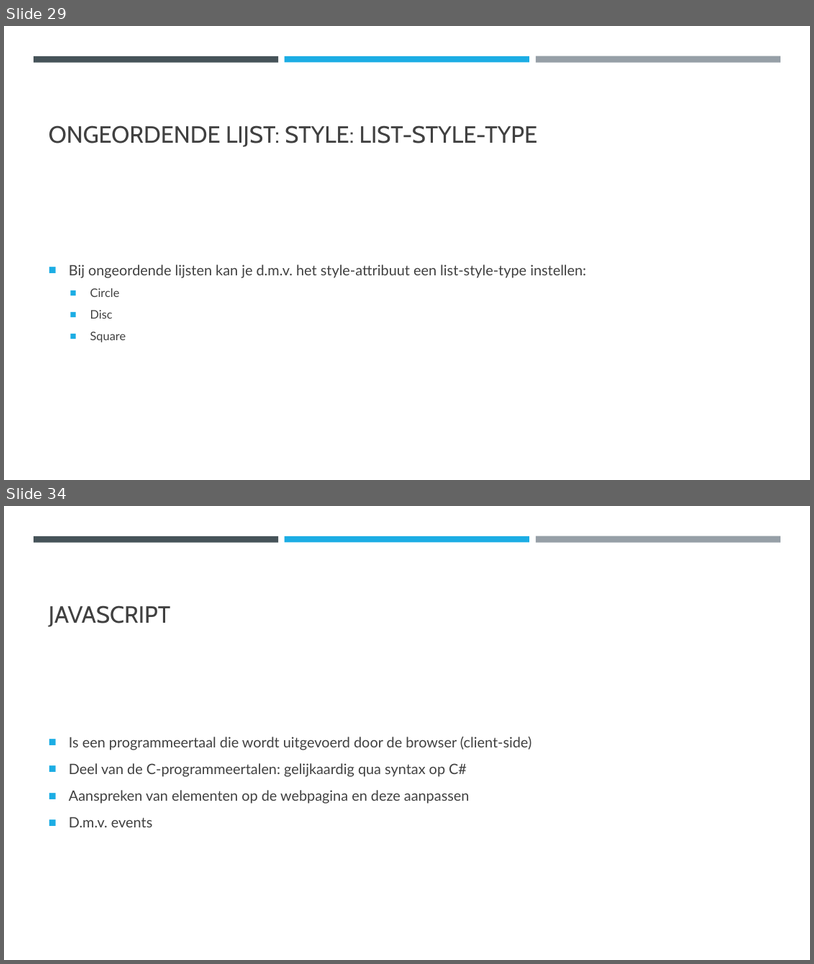
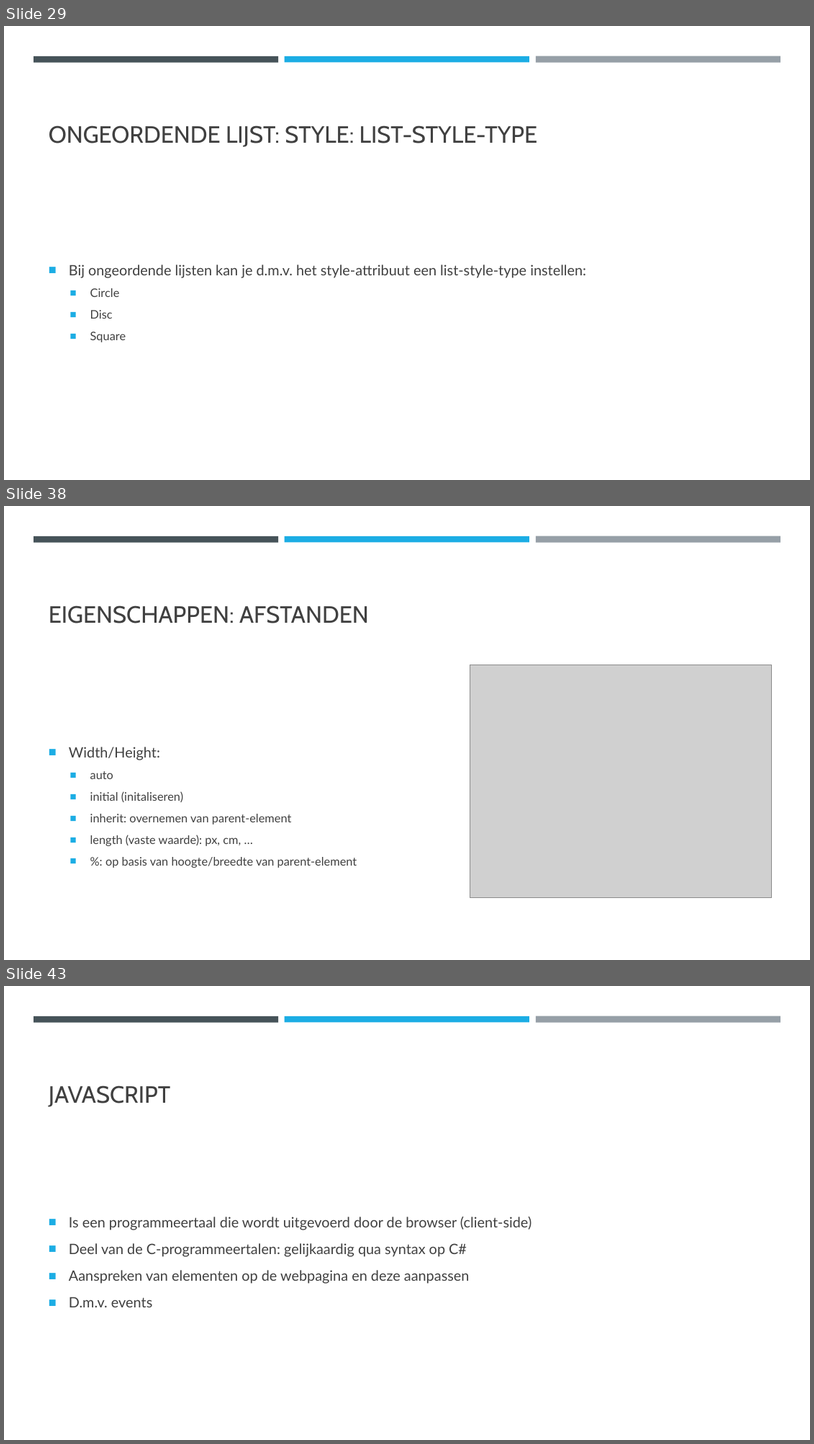
Before and after one commit to DhrLeroy/Webdesign, a slide deck: Webdesign.pptx. Shown one above the other, each under a label of ours: slides 29 and 34 before the commit, slides 29, 38 and 43 after it; the slides between them are not shown. The pictures are 814x964 and 814x1444 pixels, drawn with LibreOffice and Linux fonts; fonts in the diff are those of the drawing; grey boxes stand for pictures. Boxes give left, top, right and bottom in pixels: in the first picture for what was removed or moved away, otherwise in the second. Text is boxed around its words. In the diff, an @@ line names an element or a change of style, - is before the commit and + after.

```diff
--- a/Webdesign.pptx
+++ b/Webdesign.pptx
@@ slide 38 added at box(4, 506, 810, 960), background #FFFFFF; not listed: 3 template elements that a slide beside it also shows @@
@@ title added at box(49, 605, 369, 623), 28 pt, text #404040 @@
+EIGENSCHAPPEN: AFSTANDEN
@@ picture added at box(471, 664, 772, 898) @@
@@ text added at box(69, 746, 358, 867), 14 pt, text #404040 @@
+■ Width/Height:
+  ■ auto
+  ■ initial (initaliseren)
+  ■ inherit: overnemen van parent-element
+  ■ length (vaste waarde): px, cm, …
+  ■ %: op basis van hoogte/breedte van parent-element
@@ what was slide 34 is now slide 43 @@
```
Also in this commit, not shown: 8 slides changed, 10 other slides added, 4 other files.
